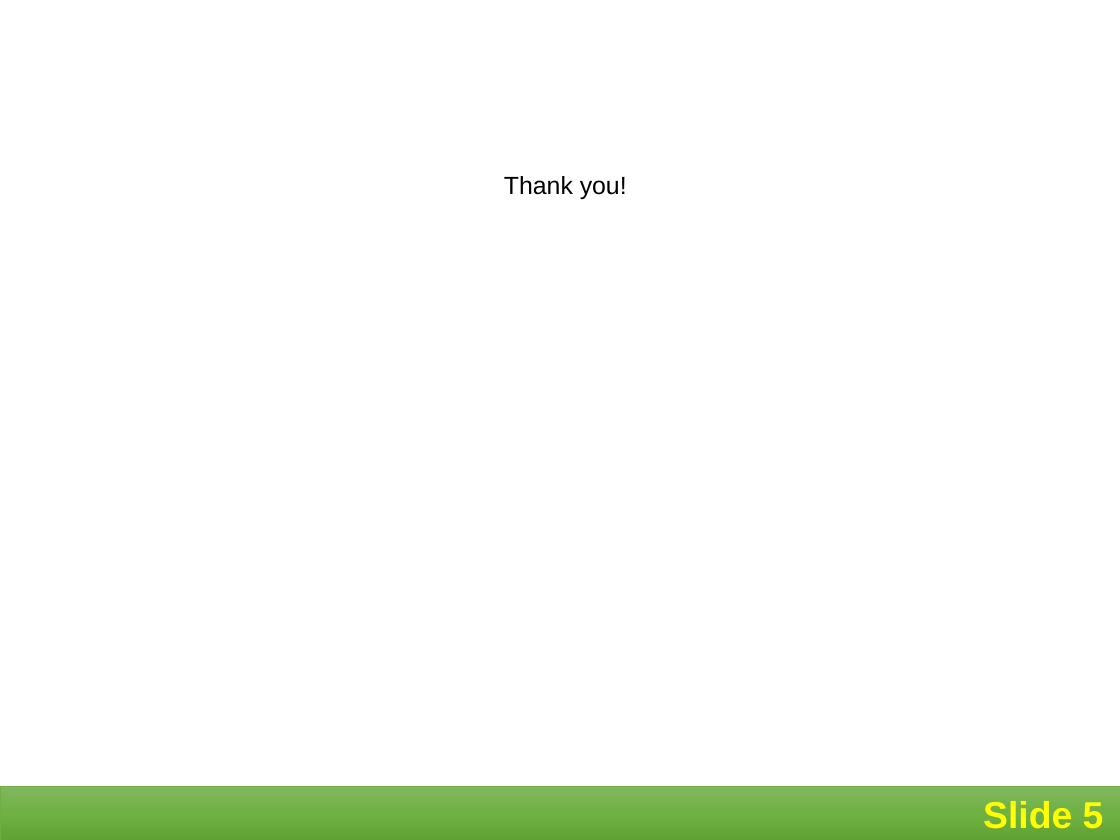
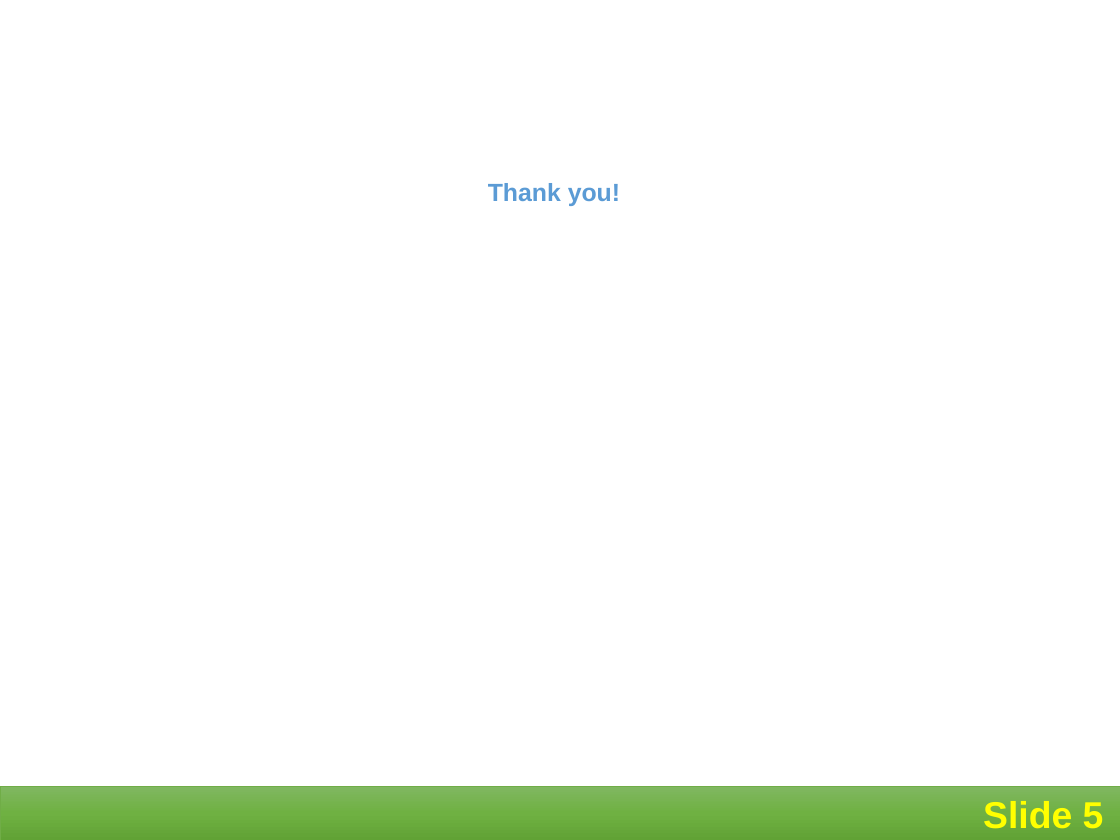
Before and after one commit to phatnguyendev/quiz-search, a slide deck: slide 5 of dapan/cau 3.pptx. Drawn at 1120x840 pixels with LibreOffice and Linux fonts; fonts in the diff are those of the drawing. Boxes give left, top, right and bottom in pixels: in the first picture for what was removed or moved away, otherwise in the second. Text is boxed around its words. In the diff, an @@ line names an element or a change of style, - is before the commit and + after.

```diff
--- a/dapan/cau 3.pptx
+++ b/dapan/cau 3.pptx
@@ text "Thank you!": place and size @@
-text "Thank you!" at bbox=[504, 176, 627, 199]
+text "Thank you!" at bbox=[488, 183, 620, 206]
@@ text "Thank you!" at bbox=[488, 183, 620, 206]: text colour #000000 to #5B9BD5, letter outline none to #FFFFFF 0.75 pt, bold on @@
```
Also in this commit, not shown: 3 other slides changed, 2 other files.
